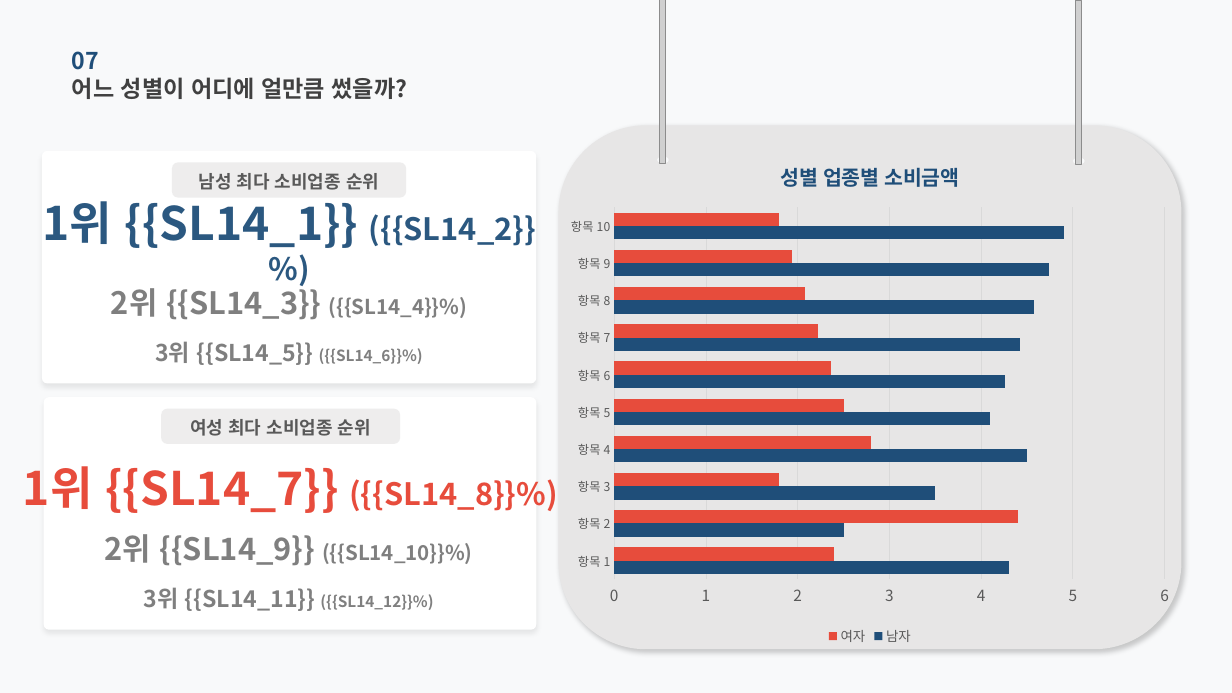
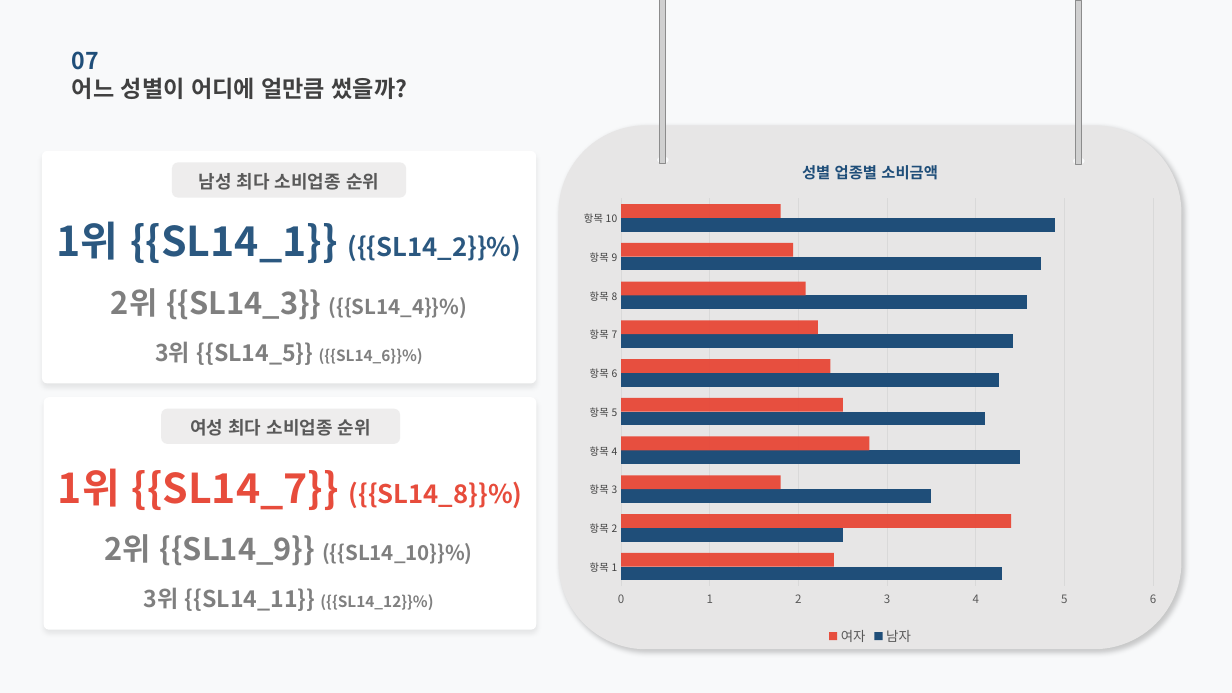
Before and after one commit to roddms/auto-report, a slide deck: slide 14 of template/master.pptx. Drawn at 1232x693 pixels with LibreOffice and Linux fonts; fonts in the diff are those of the drawing; grey boxes stand for pictures. Boxes give left, top, right and bottom in pixels: in the first picture for what was removed or moved away, otherwise in the second. Text is boxed around its words. In the diff, an @@ line names an element or a change of style, - is before the commit and + after.

```diff
--- a/template/master.pptx
+++ b/template/master.pptx
@@ bar chart at (572, 140, 1168, 649) @@
@@ colour of 여자 #E74C3C to #E74C3C at 98% opacity @@
@@ category axis changed @@
@@ value axis changed @@
@@ bar chart: place and size @@
-bar chart at (558, 140, 1181, 649)
+bar chart at (572, 140, 1168, 649)
@@ text "1위 {{SL14_1}} ({{SL14_2}}%)" at (57, 221, 521, 263): size 36 to 32 pt in "1위 {{SL14_1}}"; size 24 to 20 pt in "({{SL14_2}}%)" @@
@@ text "1위 {{SL14_7}} ({{SL14_8}}%)" at (58, 468, 523, 510): size 36 to 32 pt in "1위 {{SL14_7}}"; size 24 to 20 pt in "({{SL14_8}}%)" @@
```
Also in this commit, not shown: 11 other slides changed, 15 other files.
